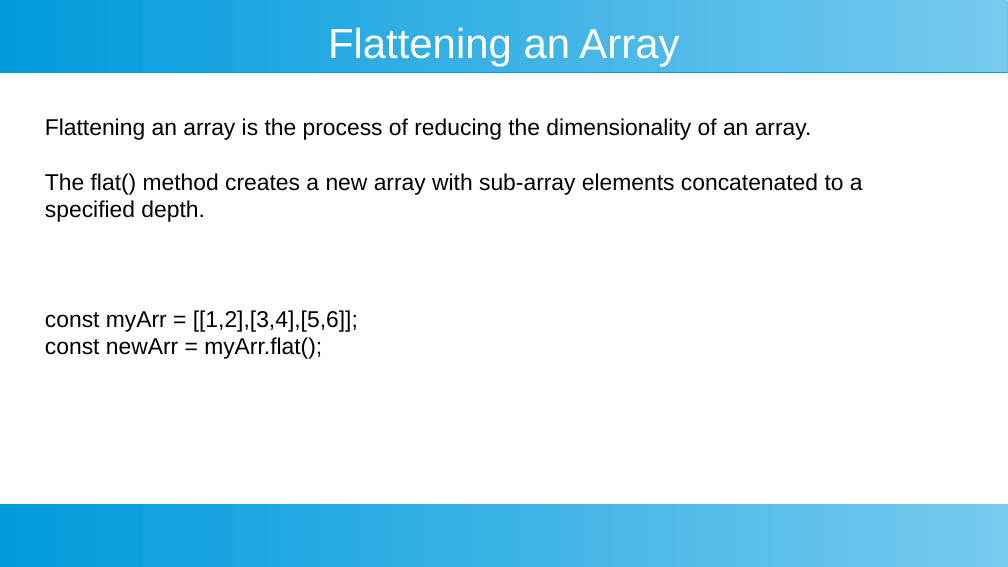
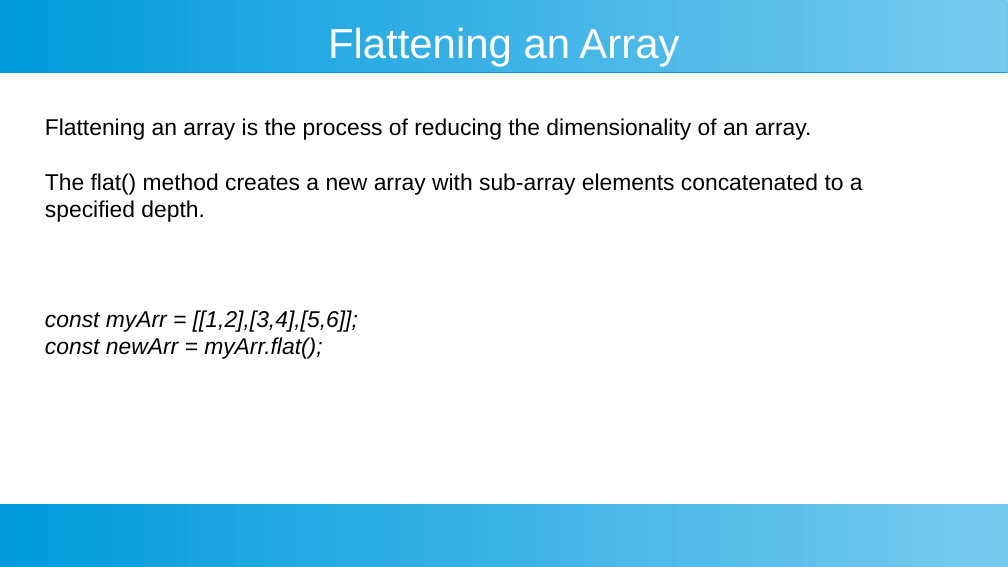
Before and after one commit to ashishjain1547/public_lessons_in_javascript, a slide deck: slide 15 of 7_Arrays in Detail/2 - array methods.odp. Drawn at 1008x567 pixels with LibreOffice and Linux fonts; fonts in the diff are those of the drawing. Boxes give left, top, right and bottom in pixels: in the first picture for what was removed or moved away, otherwise in the second. Text is boxed around its words. In the diff, an @@ line names an element or a change of style, - is before the commit and + after.

```diff
--- a/7_Arrays in Detail/2 - array methods.odp
+++ b/7_Arrays in Detail/2 - array methods.odp
@@ text at (45, 310, 358, 359): italic on in "const myArr = [[1,2],[3,4],[5,6]];", "const newArr = myArr.flat();" @@
```
Also in this commit, not shown: 5 other slides changed, 18 other files.
